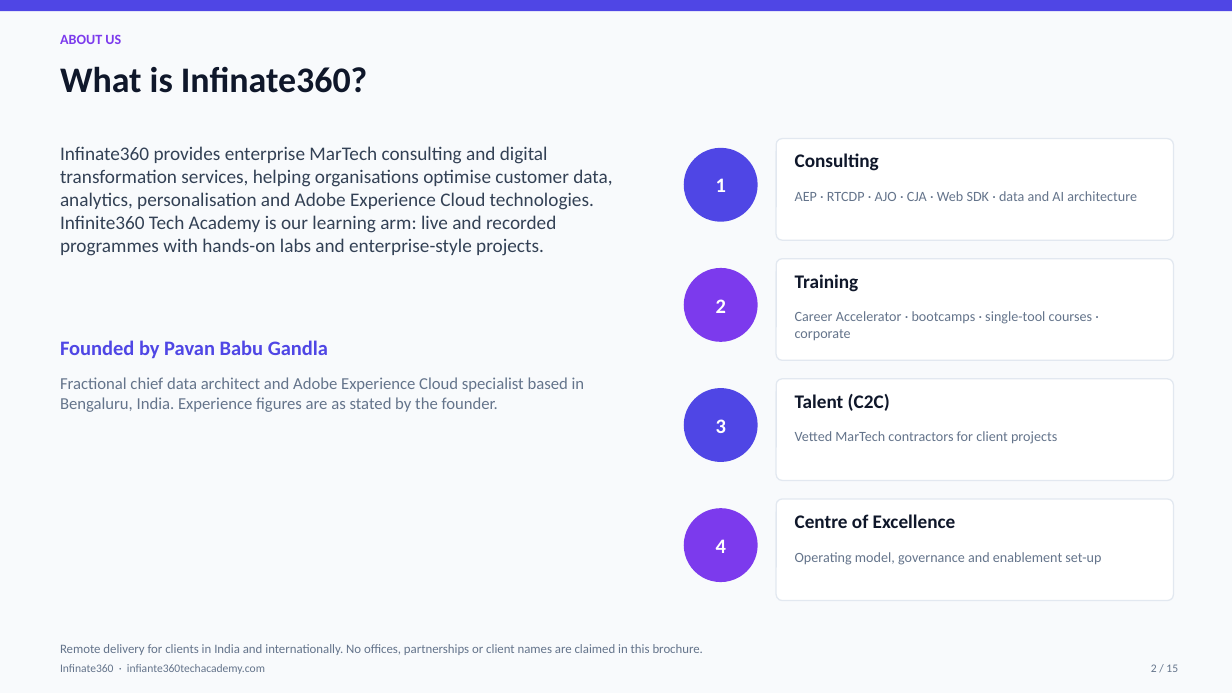
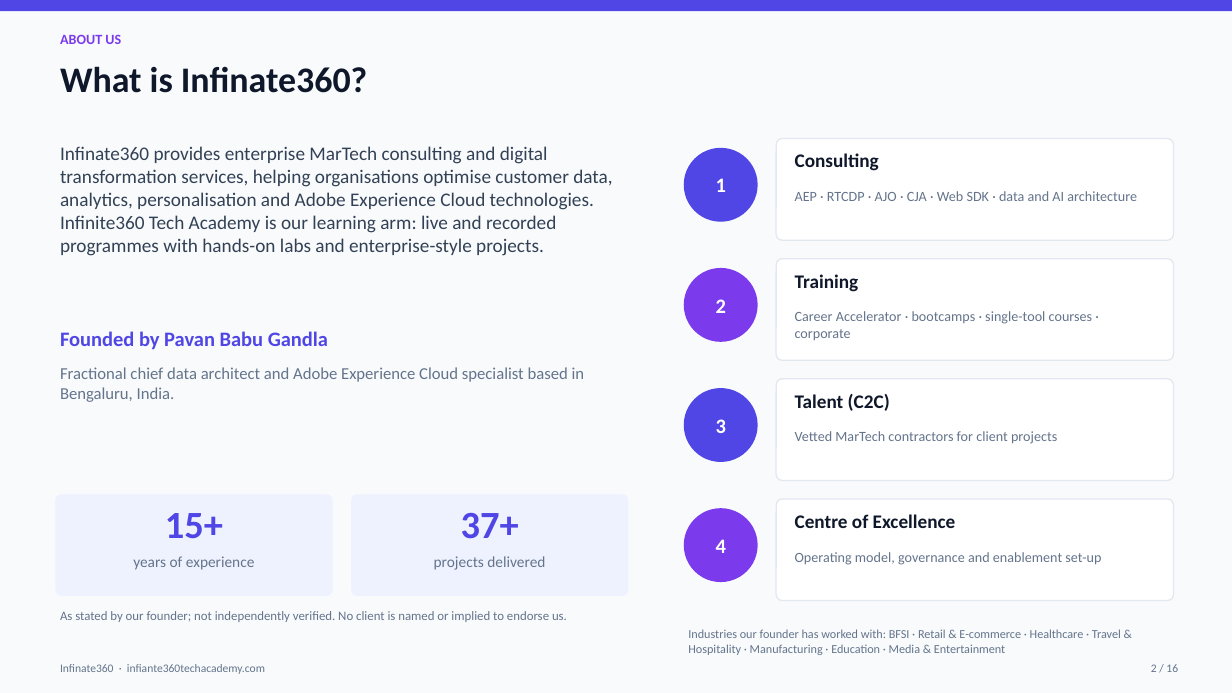
Before and after one commit to infinate360businessconsulting-sketch/Infiante360, a slide deck: slide 2 of assets/brochures/Infinate360-brochure-master.pptx. Drawn at 1232x693 pixels with LibreOffice and Linux fonts; fonts in the diff are those of the drawing. Boxes give left, top, right and bottom in pixels: in the first picture for what was removed or moved away, otherwise in the second. Text is boxed around its words. In the diff, an @@ line names an element or a change of style, - is before the commit and + after.

```diff
--- a/assets/brochures/Infinate360-brochure-master.pptx
+++ b/assets/brochures/Infinate360-brochure-master.pptx
@@ text "Founded by Pavan Babu Gandla": place and size @@
-text "Founded by Pavan Babu Gandla" at bbox=[60, 340, 328, 358]
+text "Founded by Pavan Babu Gandla" at bbox=[60, 331, 328, 349]
@@ text at bbox=[60, 367, 585, 402]: text changed @@
-Fractional chief data architect and Adobe Experience Cloud specialist based in Bengaluru, India. Experience figures are as stated by the founder.
+Fractional chief data architect and Adobe Experience Cloud specialist based in Bengaluru, India.
@@ rounded rectangle added at bbox=[55, 494, 333, 596], fill #EEF2FF @@
@@ rounded rectangle added at bbox=[351, 494, 628, 596], fill #EEF2FF @@
@@ text added at bbox=[165, 513, 223, 539], 30 pt, text #4F46E5, bold @@
+15+
@@ text added at bbox=[461, 513, 519, 539], 30 pt, text #4F46E5, bold @@
+37+
@@ text added at bbox=[133, 556, 255, 570], 12 pt, text #64748B @@
+years of experience
@@ text added at bbox=[434, 556, 545, 570], 12 pt, text #64748B @@
+projects delivered
@@ text added at bbox=[60, 611, 567, 622], 10 pt, text #64748B @@
+As stated by our founder; not independently verified. No client is named or implied to endorse us.
@@ text added at bbox=[688, 629, 1121, 655], 9.5 pt, text #64748B @@
+Industries our founder has worked with: BFSI · Retail & E-commerce · Healthcare · Travel & Hospitality · Manufacturing · Education · Media & Entertainment
@@ text removed at bbox=[60, 644, 703, 655] @@
-Remote delivery for clients in India and internationally. No offices, partnerships or client names are claimed in this brochure.
@@ text at bbox=[1151, 664, 1178, 672]: text changed @@
-2 / 15
+2 / 16
```
Also in this commit, not shown: 12 other slides changed, 1 slide added, 7 other files.
